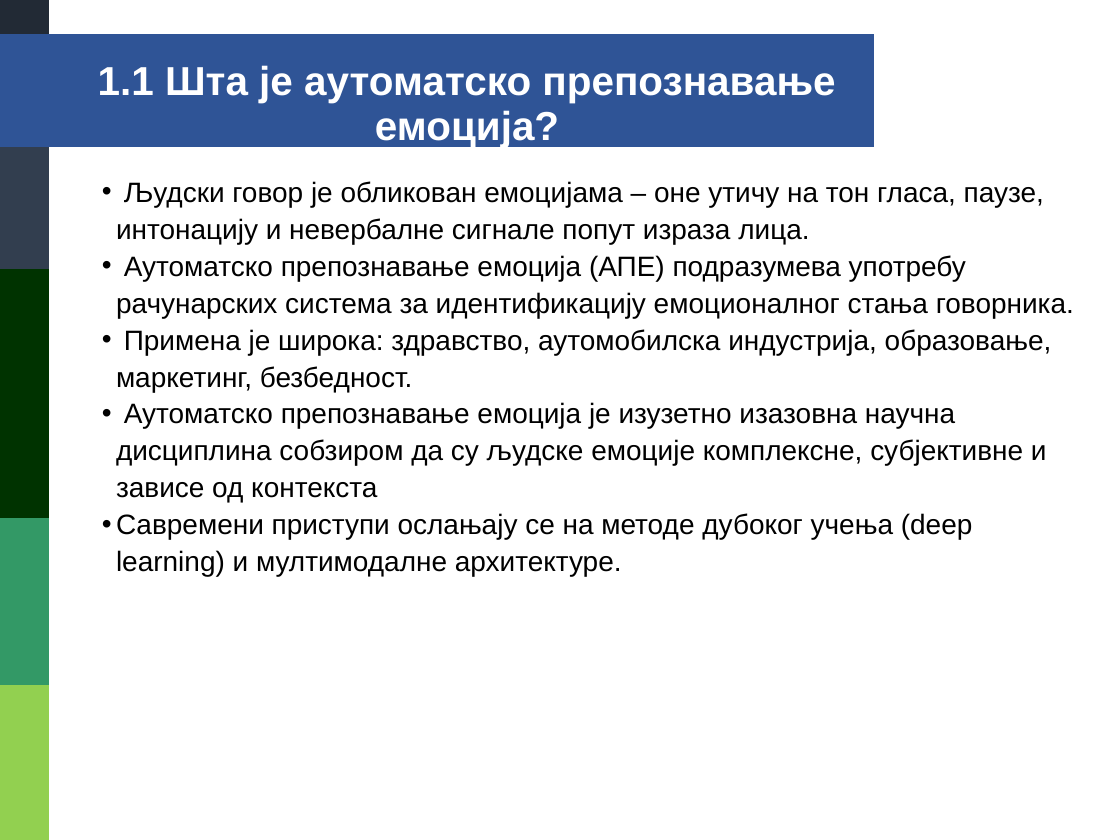
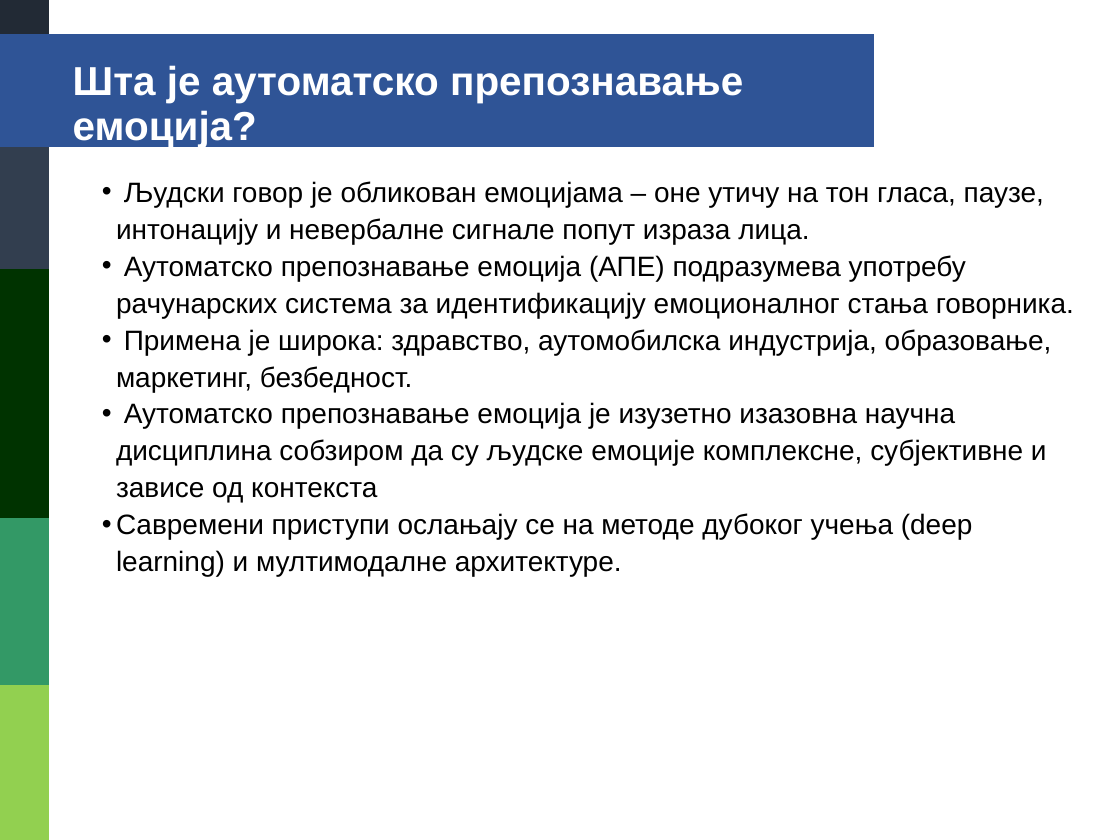
Before and after one commit to danilo-milosevic/ml-audio, a slide deck: slide 4 of drugi_deo/prezentacija/DaniloMilosevic1732.pptx. Drawn at 1120x840 pixels with LibreOffice and Linux fonts; fonts in the diff are those of the drawing. Boxes give left, top, right and bottom in pixels: in the first picture for what was removed or moved away, otherwise in the second. Text is boxed around its words. In the diff, an @@ line names an element or a change of style, - is before the commit and + after.

```diff
--- a/drugi_deo/prezentacija/DaniloMilosevic1732.pptx
+++ b/drugi_deo/prezentacija/DaniloMilosevic1732.pptx
@@ text at [73, 65, 743, 148]: text changed @@
-1.1 Шта је аутоматско препознавање емоција?
+Шта је аутоматско препознавање емоција?
```
Also in this commit, not shown: 53 other slides changed, 8 slides added, 2 slides removed.
